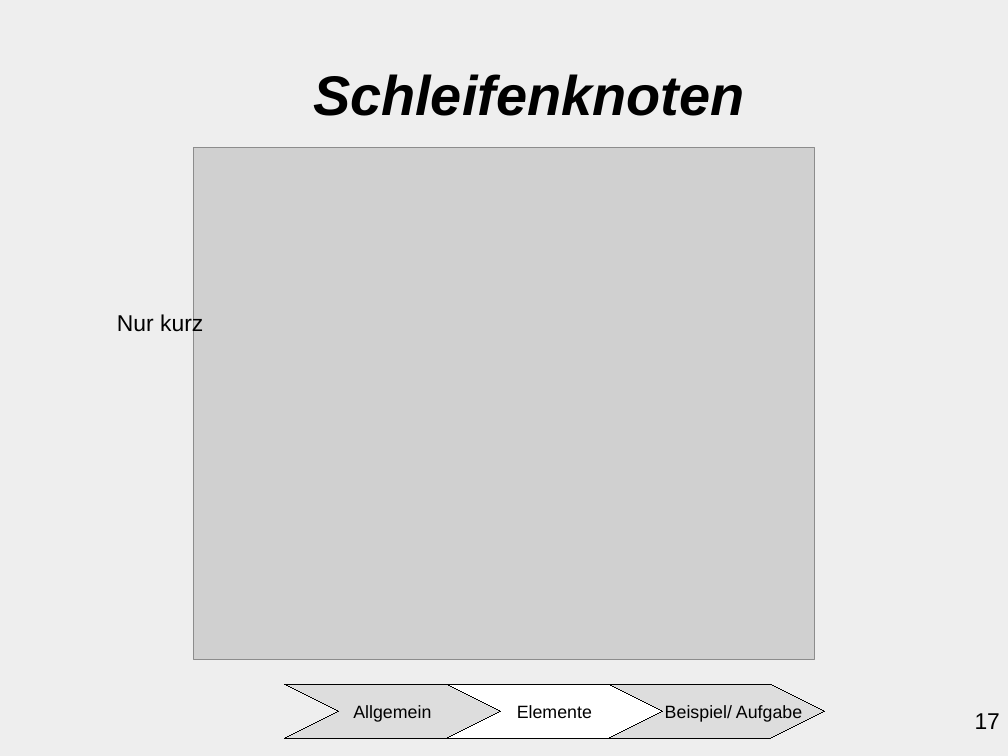
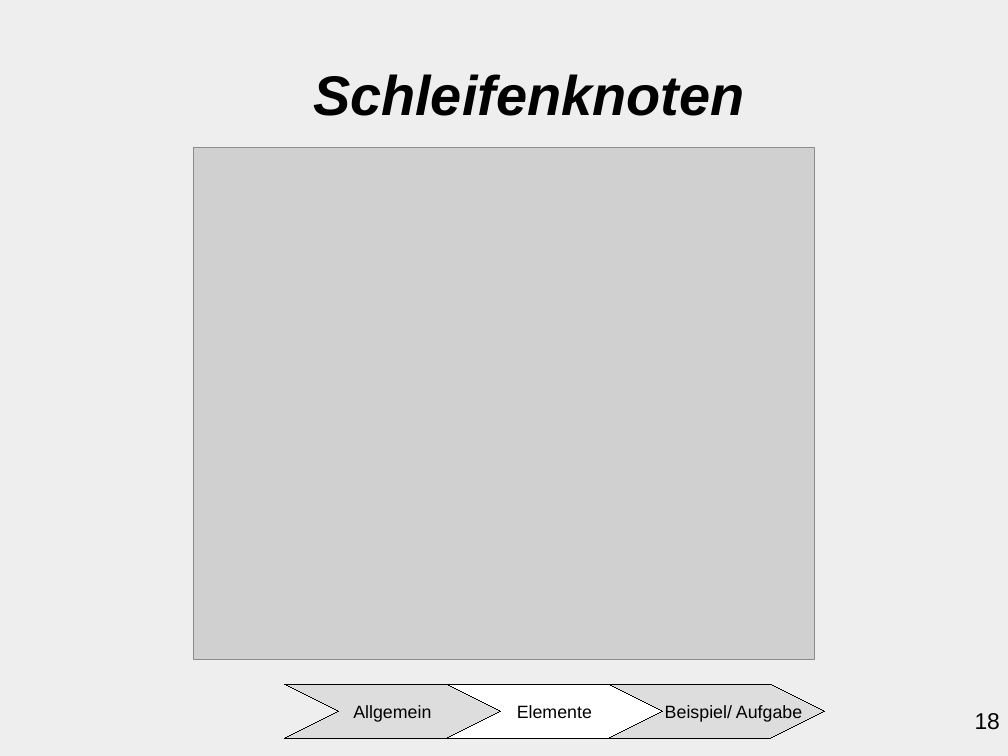
Before and after one commit to ChristianMarzianGithub/VortragAktivitaetsdiagramm, a slide deck: slide 18 of Präsentation Aktivitätsdiagramm/main/AktivitaetsdiagrammCM.odp (slide 17 before the commit). Drawn at 1008x756 pixels with LibreOffice and Linux fonts; fonts in the diff are those of the drawing; grey boxes stand for pictures. Boxes give left, top, right and bottom in pixels: in the first picture for what was removed or moved away, otherwise in the second. Text is boxed around its words. In the diff, an @@ line names an element or a change of style, - is before the commit and + after.

```diff
--- a/Präsentation Aktivitätsdiagramm/main/AktivitaetsdiagrammCM.odp
+++ b/Präsentation Aktivitätsdiagramm/main/AktivitaetsdiagrammCM.odp
@@ text removed at [117,312,203,336] @@
-Nur kurz
@@ page number at [975,713,1000,730]: text changed @@
-17
+18
```
Also in this commit, not shown: 16 other slides changed.
